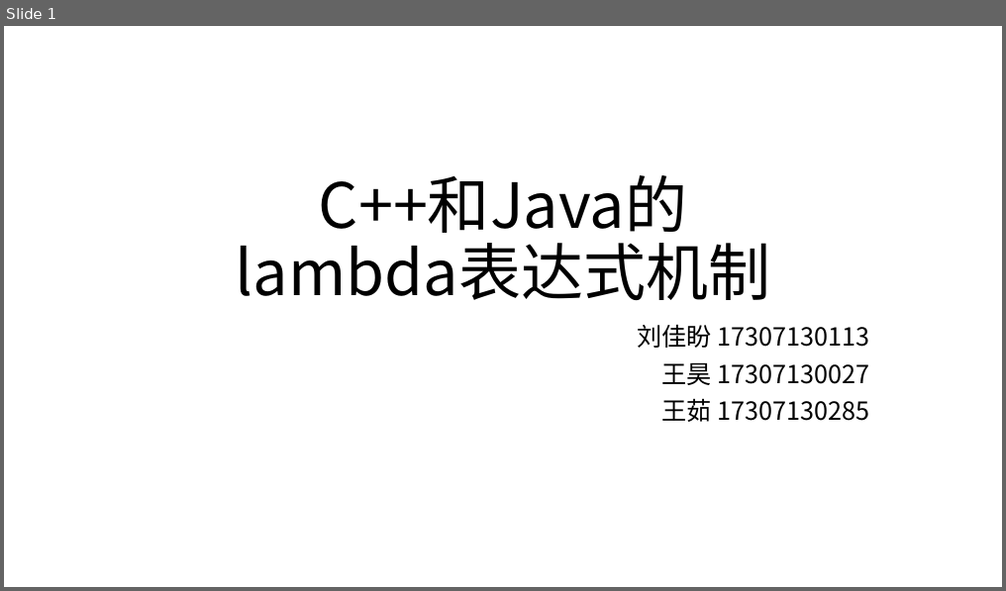
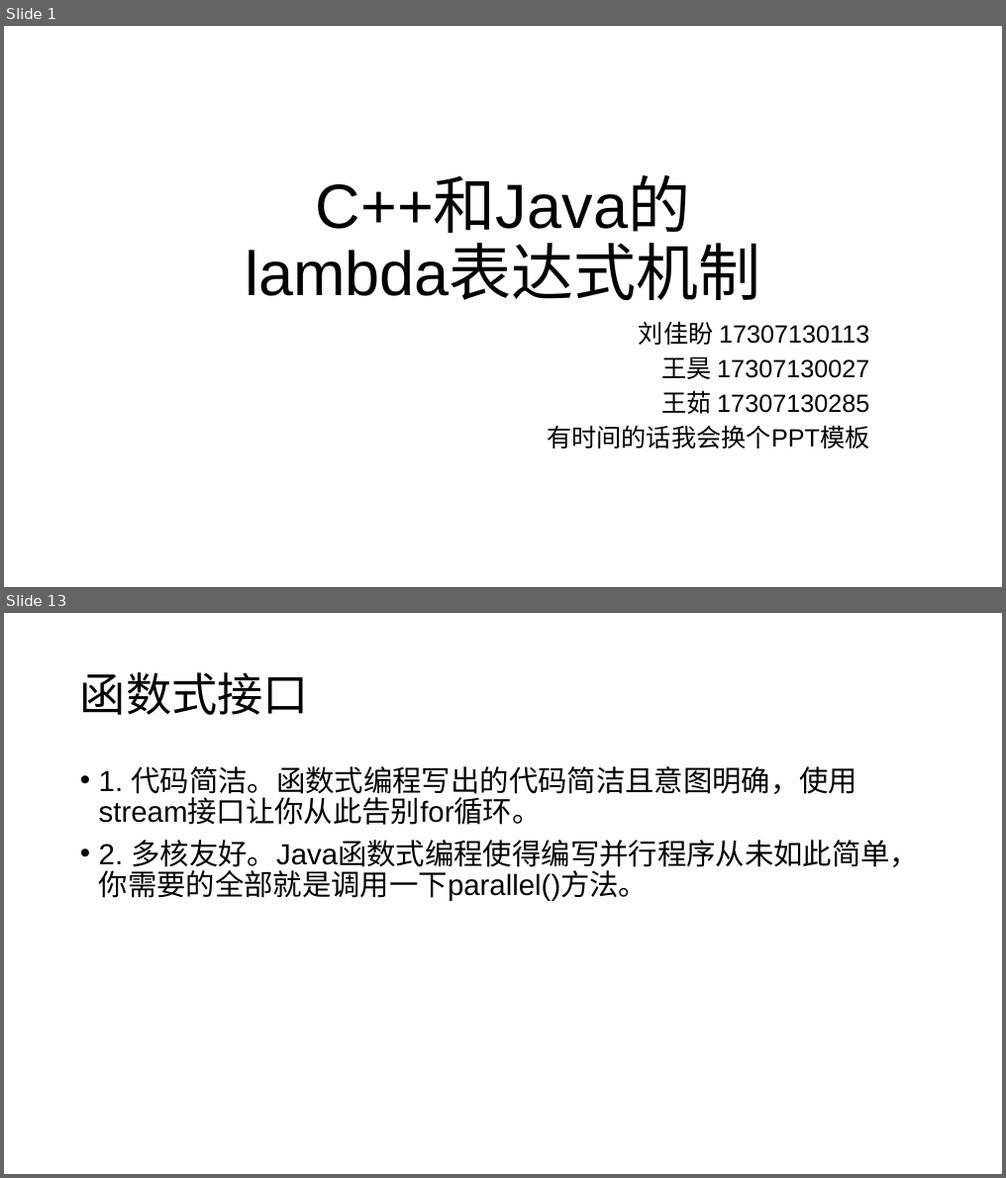
Before and after one commit to RuWang-0/lambda-in-Java-C-, a slide deck: lambda-ppt.pptx. Shown one above the other, each under a label of ours: slide 1 before the commit, slides 1 and 13 after it; the slides between them are not shown. The pictures are 1006x591 and 1006x1178 pixels, drawn with LibreOffice and Linux fonts; fonts in the diff are those of the drawing. Boxes give left, top, right and bottom in pixels: in the first picture for what was removed or moved away, otherwise in the second. Text is boxed around its words. In the diff, an @@ line names an element or a change of style, - is before the commit and + after.

```diff
--- a/lambda-ppt.pptx
+++ b/lambda-ppt.pptx
@@ slide 13 added at (4, 613, 1002, 1174), background #FFFFFF @@
@@ title added at (80, 672, 309, 715), 44 pt, text #000000 @@
+函数式接口
@@ text added at (99, 766, 919, 901), 28 pt, text #000000 @@
+• 1. 代码简洁。函数式编程写出的代码简洁且意图明确，使用stream接口让你从此告别for循环。
+• 2. 多核友好。Java函数式编程使得编写并行程序从未如此简单，你需要的全部就是调用一下parallel()方法。
@@ slide 1 changed as well @@
@@ title "C++和Java的 lambda表达式机制" at (245, 179, 761, 300): font Noto Sans CJK SC to Arial @@
@@ subtitle at (639, 321, 869, 414): font Noto Sans CJK SC to Arial in "刘佳盼 17307130113", "王昊 17307130027", "王茹 17307130285"; line spacing 0.9 to 0.8 @@
@@ subtitle at (547, 425, 869, 449): paragraph added @@
+有时间的话我会换个PPT模板
```
Also in this commit, not shown: 15 other slides added, 2 slides removed, 2 other files.
